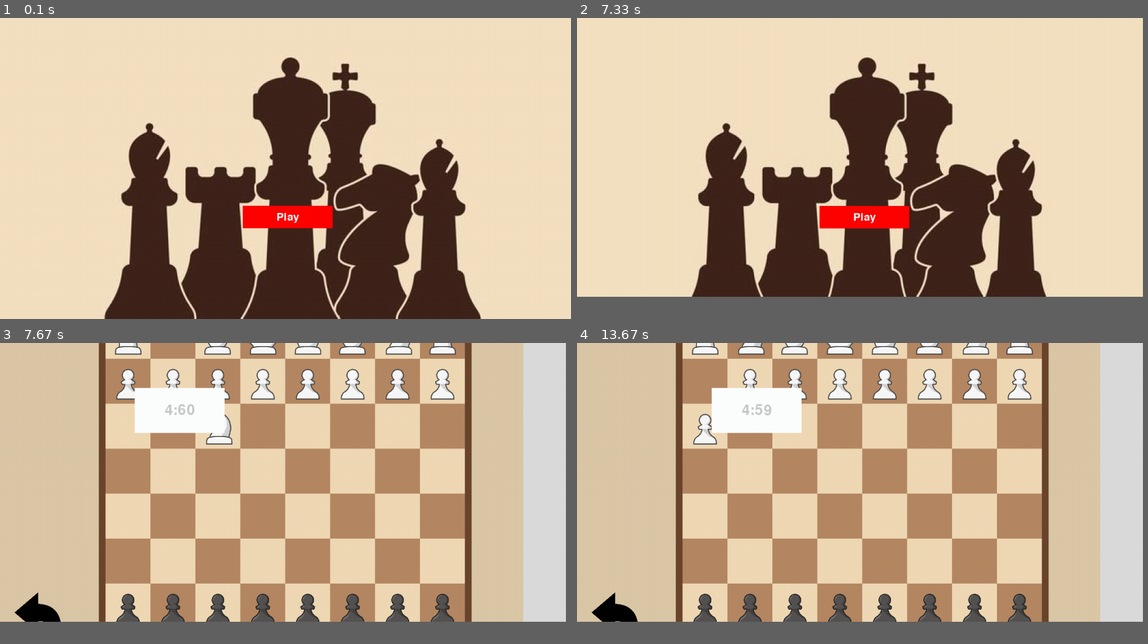
Above: before the commit, frames 1-4 (two rows, left to right).
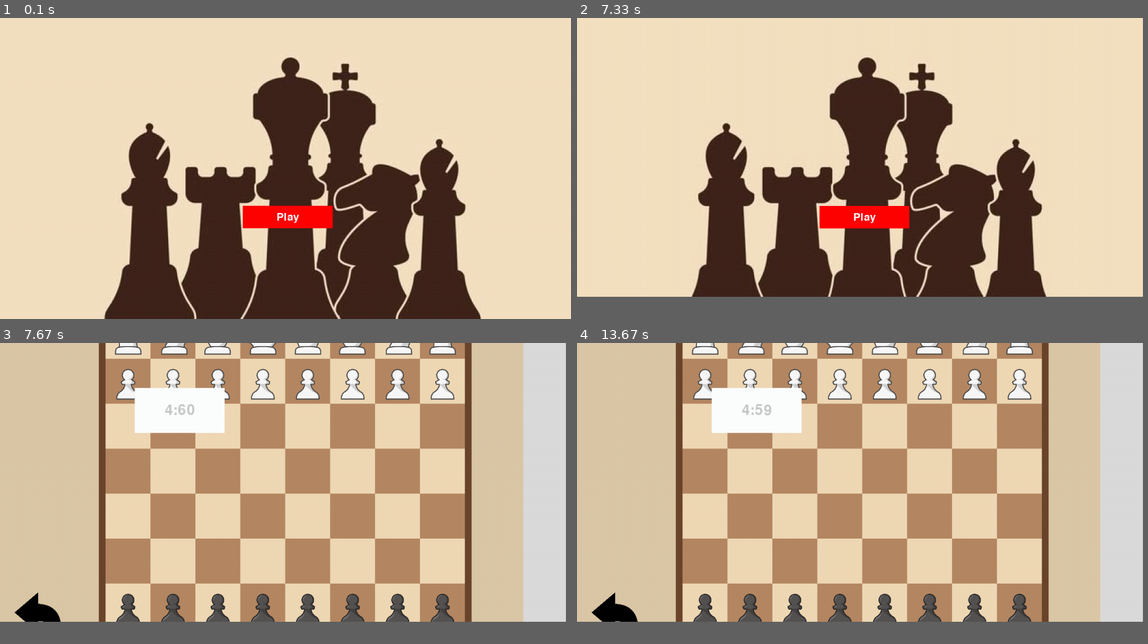
Above: after the commit, the same moments.

Repository: ErinaKhan/chess
Game: pygame game, started from Main(Run from here to play).py
The game is run twice, just before and just after one commit, with the same random seed, the same clock (stepped at 60 frames per second) and the same inputs.
Inputs (mouse positions are in pixels of both pictures, inside the frame that each line leads up to):
- Up to frame 1 (0.1 s): no input
- Up to frame 2 (7.33 s): click "Play" at 0.38 s; click (616, 276) at 0.72 s; click "Play" at 1.05 s; click (616, 276) at 1.38 s; click "Play" at 1.72 s; click (616, 276) at 2.05 s
- Up to frame 3 (7.67 s): click "Play" at 7.48 s
- Up to frame 4 (13.67 s): click (748, 382) at 8.38 s; click (616, 601) at 8.72 s; click (873, 544) at 12.45 s

Frames 1-2 are identical in both runs. In frame 3, 0.4% of the frame differs, in the area x 28-41%, y 0-34%; in frame 4, 0.5%, in the area x 20-25%, y 8-34%.

Commit message:
fixed timer bug
both timers used to go at the same time after a few games. I think this bug is now fixed as I cannot replicate it

Diff:
--- a/Data/UserTutorialProgress.txt
+++ /dev/null
@@ -1 +0,0 @@
-Lesson 2 - Queen,
--- a/GamePlayBoardPage.py
+++ b/GamePlayBoardPage.py
@@ -22,7 +22,7 @@
 SCREEN_HEIGHT = info.current_h
 
 screen = pygame.display.set_mode((SCREEN_WIDTH - 10,SCREEN_HEIGHT- 50),pygame.RESIZABLE)
-pygame.display.set_caption('DEMO')
+pygame.display.set_caption('Play')
 
 SQUARE_SIZE = 100
 OUTERBOARD_OFFSET = 15
@@ -121,12 +121,6 @@
 helpButton = utils.Button(SCREEN_WIDTH * 0.95,10,help_btn,0.15)
 
 allPieces = []
-timerMins = 0.1
-AIMoveDelayTimer = timer.Timer(int(timerMins * 60 * 1000))
-
-gameTimerMins = 4
-AITimer = timer.Timer(int(gameTimerMins * 60 * 1000))
-PlayerTimer = timer.Timer(int(gameTimerMins * 60 * 1000))
 
 def drawPiece(boardx,boardy,i,j):
     currentSquareIndex = (i * 8) + j
@@ -150,8 +144,6 @@
             if piece != None:
                 allPieces.append(piece)
 
-
-AIMoveDelayTimer.start()
 
 def drawBoard(fen=""):
 
@@ -170,6 +162,14 @@
     text = ""
     drawPieces()
 
+    timerMins = 0.1
+    AIMoveDelayTimer = timer.Timer(int(timerMins * 60 * 1000))
+
+    gameTimerMins = 4
+    AITimer = timer.Timer(int(gameTimerMins * 60 * 1000))
+    PlayerTimer = timer.Timer(int(gameTimerMins * 60 * 1000))
+
+    AIMoveDelayTimer.start()
     PlayerTimer.start()
     AITimer.start()
 
@@ -322,7 +322,7 @@
             fullMoveNum = (i + 1) // 2
 
     if len(moves) % 2 != 0:
-        surface = font.render(str(fullMoveNum) + ". " + moves[-1], True, (0,0,0))
+        surface = font.render(str(fullMoveNum + 1) + ". " + moves[-1], True, (0,0,0))
         rect = surface.get_rect(center=(trackerRect.midtop[0],(trackerRect.midtop[1]) + fontSize + (fullMoveNum * fontSize)))
         screen.blit(surface, rect)
 
--- a/MainMenuPage.py
+++ b/MainMenuPage.py
@@ -1,7 +1,4 @@
 import pygame
-import Engine
-import File_handler as FileHandler
-import textwrap
 import os
 
 #pygame intialization
@@ -11,7 +8,7 @@
 os.environ['SDL_VIDEO_CENTERED'] = '1'
 info = pygame.display.Info() # get users devices screen dimensions
 
-SCREEN_WIDTH = info.current_w
+SCREEN_WIDTH = info.current_w # gets width and height of users devices screen
 SCREEN_HEIGHT = info.current_h
 
 screen = pygame.display.set_mode((SCREEN_WIDTH - 10,SCREEN_HEIGHT- 50),pygame.RESIZABLE) # fullscreens the display
--- a/TutorialPage.py
+++ b/TutorialPage.py
@@ -11,7 +11,7 @@
 SCREEN_HEIGHT = info.current_h
 
 screen = pygame.display.set_mode((SCREEN_WIDTH - 10,SCREEN_HEIGHT- 50),pygame.RESIZABLE)
-pygame.display.set_caption('DEMO')
+pygame.display.set_caption('Learn')
 
 INNER_SCREEN_WIDTH = SCREEN_WIDTH * 0.8
 TUTORIAL_SECTION_WIDTH = INNER_SCREEN_WIDTH * 0.7
